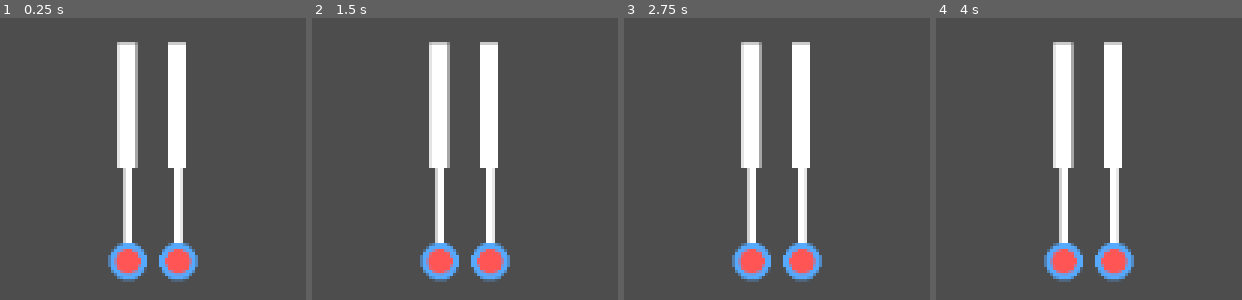
Above: before the commit, frames 1-4 (left to right).
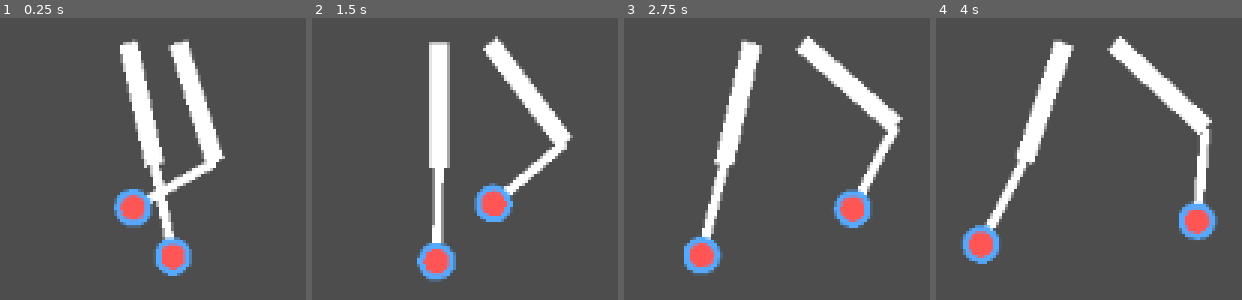
Above: after the commit, the same moments.

Repository: zbaker94/procedural-legs
Game: Godot game, scene res://main.tscn
The game is run twice, just before and just after one commit, with the same random seed, the same clock (stepped at 60 frames per second) and the same inputs.
Inputs:
- Up to frame 1 (0.25 s): no input
- Up to frame 2 (1.5 s): no input
- Up to frame 3 (2.75 s): no input
- Up to frame 4 (4 s): no input

The runs differ from the first frame. In frame 1, 15% of the frame differs, in the area x 35-74%, y 7-94%; in frame 2, 11%; in frame 3, 18%; in frame 4, 19%, in the area x 7-93%, y 6-94%.

Commit message:
use step length and height as modifiers to amplitude and set example curves accordingly.

Diff:
--- a/leg.gd
+++ b/leg.gd
@@ -46,10 +46,17 @@
 @export_range(0.0, 360.0, 0.01) var phase_offset_degrees: float = 0.0
 @export_range(0.1, 0.9, 0.1) var gait_factor: float = 0.4
 
+
 # Stride amplitude scaling
 # The X-axis of this curve is velocity (leg_speed), Y-axis is stride amplitude multiplier (0 to max)
 # Set the rightmost X value to the velocity where stride amplitude should cap.
 @export var stride_amplitude_curve: Curve
+
+# Step length and height shaping
+# The X-axis of these curves is velocity (leg_speed), Y-axis is the multiplier for horizontal (length) and vertical (height) step characteristics.
+# At low speeds, you can set step_length_curve Y low (short steps) and step_height_curve Y high (high knees), etc.
+@export var step_length_curve: Curve
+@export var step_height_curve: Curve
 
 # Foreshortening strength
 @export_subgroup("Foreshorten + Bend")
@@ -81,6 +88,7 @@
 
 
 # --- Main Update Loop ---
+
 func _physics_process(_delta: float) -> void:
 	hip_position = global_position # always global
 	leg_speed = velocity.length()
@@ -95,13 +103,23 @@
 	var stride: float = _calc_stride(leg_speed)
 	var phase_rad: float = deg_to_rad(motion_counter_degrees + phase_offset_degrees)
 
-	# Sample stride amplitude from curve using current velocity
+	# Sample stride amplitude, step length, and step height from curves using current velocity
+	# Stride amplitude is overall scale; step length/height are normalized [0,1] for shape only
 	var stride_amplitude := 1.0
 	if stride_amplitude_curve:
 		stride_amplitude = stride_amplitude_curve.sample(leg_speed)
 
-	var forward_offset: float = _calc_forward_offset(stride, total_len, phase_rad) * stride_amplitude
-	var vertical_offset: float = _calc_vertical_offset(stride, total_len, phase_rad) * stride_amplitude
+	var step_length_shape := 1.0
+	if step_length_curve:
+		step_length_shape = step_length_curve.sample(leg_speed)
+
+	var step_height_shape := 1.0
+	if step_height_curve:
+		step_height_shape = step_height_curve.sample(leg_speed)
+	var forward_offset: float = _calc_forward_offset(stride, total_len, phase_rad) * stride_amplitude * step_length_shape
+	var vertical_offset: float = _calc_vertical_offset(stride, total_len, phase_rad) * stride_amplitude * step_height_shape
+
+	print("FO: ", step_length_shape, " VO: ", step_height_shape)
 
 	foot_target = hip_position + Vector2(0, max_reach)
 	foot_target += lengthdir(forward_offset, move_rad)
--- a/main.tscn
+++ b/main.tscn
@@ -1,11 +1,21 @@
-[gd_scene load_steps=3 format=3 uid="uid://c1n2te115lon5"]
+[gd_scene load_steps=5 format=3 uid="uid://c1n2te115lon5"]
 
 [ext_resource type="Script" uid="uid://brvr03nxsa5nd" path="res://leg.gd" id="1_ig7tw"]
 
 [sub_resource type="Curve" id="Curve_ig7tw"]
 _limits = [0.0, 1.0, 0.0, 3.0]
-_data = [Vector2(0, 0), 0.0, 0.0, 0, 0, Vector2(0.08080809, 0.2500711), 0.86312026, 0.86312026, 0, 0, Vector2(0.7777778, 0.4661836), 0.03849767, 0.03849767, 0, 0, Vector2(1.5151515, 0.5031259), 0.09974439, 0.09974439, 0, 0, Vector2(2.4545455, 0.65828365), 0.29923263, 0.29923263, 0, 0, Vector2(3, 0.84853655), 0.34879702, 0.0, 1, 0]
-point_count = 6
+_data = [Vector2(0, 0), 0.0, 0.0, 0, 0, Vector2(0.08080809, 0.2500711), 0.86312026, 0.86312026, 0, 0, Vector2(0.7676768, 0.44955957), 0.09781129, 0.09781129, 0, 0, Vector2(1.5151515, 0.5031259), 0.10070803, 0.10070803, 0, 0, Vector2(3, 1), 0.92838895, 0.0, 0, 0]
+point_count = 5
+
+[sub_resource type="Curve" id="Curve_0xm2m"]
+_limits = [1.15, 2.0, 0.0, 3.0]
+_data = [Vector2(0, 1.5179952), 0.0, 0.0, 0, 0, Vector2(0.7828282, 1.7205315), 0.06074468, 0.06074468, 0, 0, Vector2(1.4747474, 2), 0.01967511, 0.01967511, 0, 0, Vector2(3, 1.1521741), 0.0, 0.0, 0, 0]
+point_count = 4
+
+[sub_resource type="Curve" id="Curve_h2yge"]
+_limits = [0.79866445, 1.0, 0.0, 3.0]
+_data = [Vector2(0, 0.79866445), 0.0, 0.0, 0, 0, Vector2(3, 1), -0.0024818068, 0.0, 0, 0]
+point_count = 2
 
 [node name="Main" type="Node"]
 
@@ -17,13 +27,21 @@
 [node name="LLeg" type="Node2D" parent="CharacterRoot/Legs"]
 position = Vector2(-8, 0)
 script = ExtResource("1_ig7tw")
+facing_direction_degrees = 0.0
+velocity = Vector2(1.72, 0)
 phase_offset_degrees = 180.0
 stride_amplitude_curve = SubResource("Curve_ig7tw")
+step_length_curve = SubResource("Curve_0xm2m")
+step_height_curve = SubResource("Curve_h2yge")
 
 [node name="RLeg" type="Node2D" parent="CharacterRoot/Legs"]
 position = Vector2(-16, 0)
 script = ExtResource("1_ig7tw")
+facing_direction_degrees = 0.0
+velocity = Vector2(1.72, 0)
 stride_amplitude_curve = SubResource("Curve_ig7tw")
+step_length_curve = SubResource("Curve_0xm2m")
+step_height_curve = SubResource("Curve_h2yge")
 
 [node name="Camera2D" type="Camera2D" parent="."]
 position = Vector2(506, 290)
